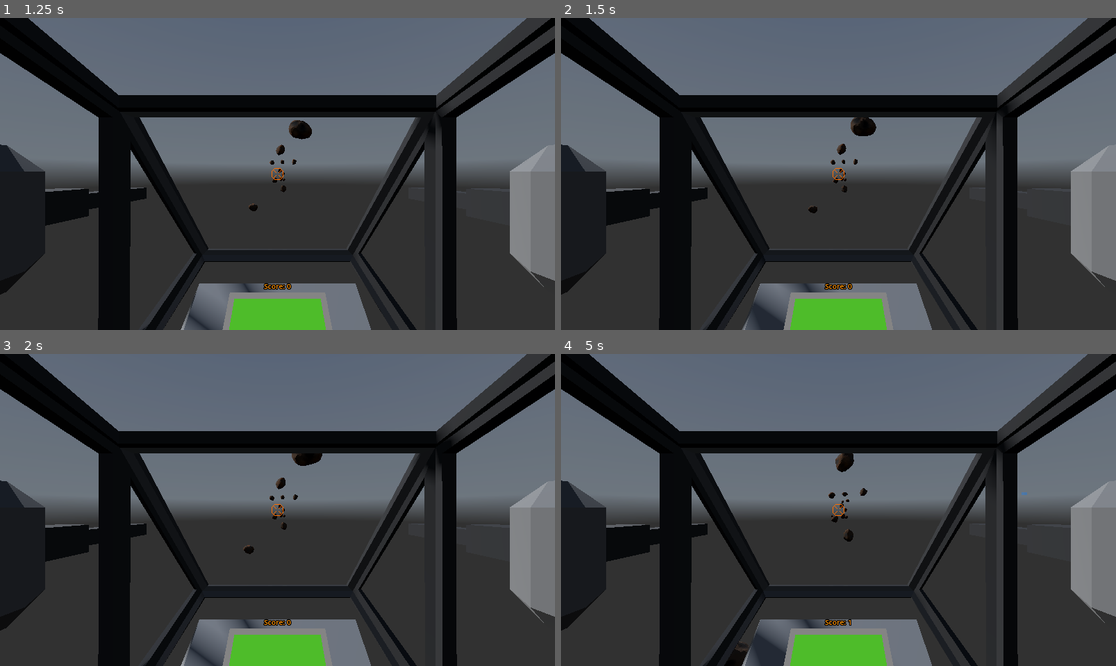
Above: before the commit, frames 1-4 (two rows, left to right).
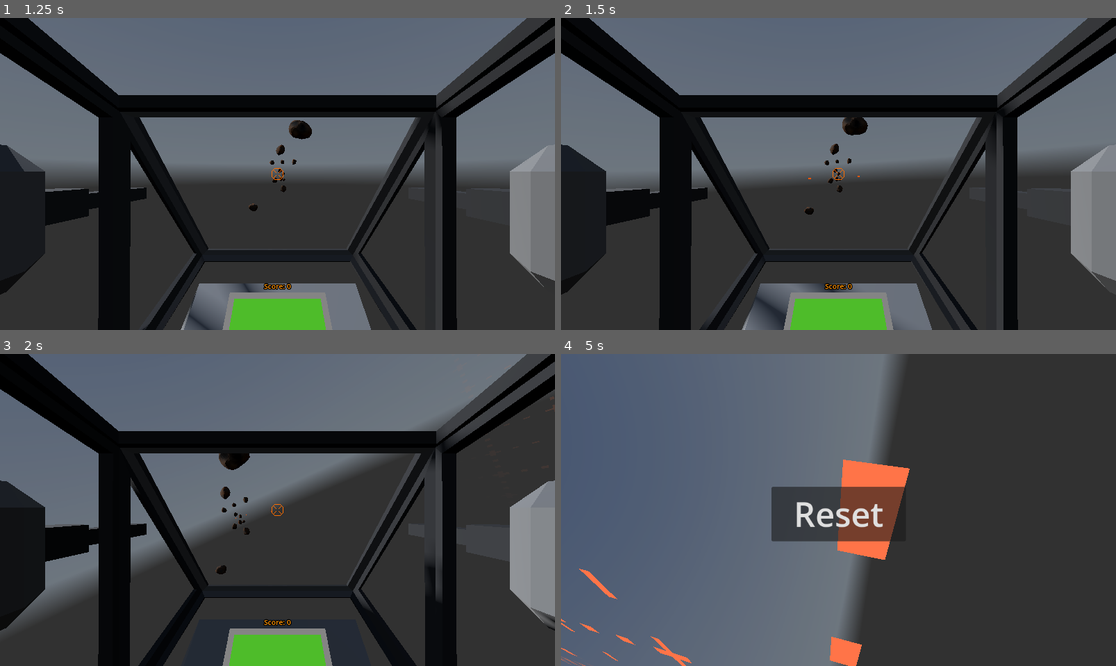
Above: after the commit, the same moments.

Repository: MrColinZ/VR-Arcade-Space-Shooter
Game: Godot game, scene res://Scenes/Main.tscn
Two runs of this game, one before a commit and one after it. Both use one fixed random seed, a clock stepped at 60 frames per second and the inputs below. The engine's default icon, where the game draws it, is replaced by a stand-in: a white triangle on a blue panel in a dark square. A sky picture missing from this copy of the repository is replaced by a grey-blue gradient. Sound files missing from this copy of the repository are replaced by a short silence.
Inputs:
- Up to frame 1 (1.25 s): click "Start" at 0.5 s
- Up to frame 2 (1.5 s): hold D (horizontal_right) from 1.28 s (still down); hold Space (shoot) from 1.28 s (still down)
- Up to frame 3 (2 s): keep holding D (horizontal_right); keep holding Space (shoot)
- Up to frame 4 (5 s): release D (horizontal_right) at 2.03 s; release Space (shoot) at 2.03 s; hold S (vertical_down) 2.03-2.78 s; tap Space (shoot) at 2.1, 3.6 s; hold D (horizontal_right) 2.78-3.53 s; hold Space (shoot) 2.78-3.53 s; hold W (vertical_up) 3.53-4.28 s; hold A (horizontal_left) from 4.28 s (still down); hold Space (shoot) from 4.28 s (still down)

Frame 1 is identical in both runs. In frame 2, 2.7% of the frame differs, in the area x 1-97%, y 7-100%; in frame 3, 17%; in frame 4, 66%, in the area x 0-100%, y 0-100%.

Commit message:
BossEnemy Addet
Some adjustemts still needs to be done

Diff:
--- /dev/null
+++ b/PackedScenes/Enemys/BossEnemy1pivot.tscn
@@ -0,0 +1,7 @@
+[gd_scene load_steps=2 format=3 uid="uid://826s05k1jdv4"]
+
+[ext_resource type="PackedScene" uid="uid://e3bo7qvxy5ww" path="res://PackedScenes/Enemys/boss_enemy_1.tscn" id="1_bhsnb"]
+
+[node name="BossEnemy1Pivot" type="Node3D"]
+
+[node name="BossEnemy1" parent="." instance=ExtResource("1_bhsnb")]
--- /dev/null
+++ b/PackedScenes/Enemys/boss_enemy_1.tscn
@@ -0,0 +1,159 @@
+[gd_scene load_steps=15 format=3 uid="uid://e3bo7qvxy5ww"]
+
+[ext_resource type="PackedScene" uid="uid://b8lane8pvkuhl" path="res://PackedScenes/ParentScenes/Entity.tscn" id="1_waqsj"]
+[ext_resource type="Script" path="res://Scripts/Enemys/BossEnemy1.gd" id="2_x8xvt"]
+[ext_resource type="PackedScene" uid="uid://cfsospt848occ" path="res://PackedScenes/Shots/enemy_shot_1.tscn" id="3_uhclw"]
+[ext_resource type="Texture2D" uid="uid://m0f2pf0xvsqk" path="res://Recources/Textures/image (17).png" id="3_uix5s"]
+
+[sub_resource type="StandardMaterial3D" id="StandardMaterial3D_0ldmg"]
+albedo_texture = ExtResource("3_uix5s")
+
+[sub_resource type="CylinderMesh" id="CylinderMesh_diwig"]
+material = SubResource("StandardMaterial3D_0ldmg")
+top_radius = 2.255
+bottom_radius = 3.132
+height = 2.877
+radial_segments = 13
+
+[sub_resource type="CylinderShape3D" id="CylinderShape3D_tsnsp"]
+height = 12.932
+radius = 12.0456
+
+[sub_resource type="Animation" id="Animation_afvih"]
+length = 0.001
+tracks/0/type = "value"
+tracks/0/imported = false
+tracks/0/enabled = true
+tracks/0/path = NodePath(".:position")
+tracks/0/interp = 1
+tracks/0/loop_wrap = true
+tracks/0/keys = {
+"times": PackedFloat32Array(0),
+"transitions": PackedFloat32Array(1),
+"update": 0,
+"values": [Vector3(0, 0, 0)]
+}
+
+[sub_resource type="Animation" id="Animation_stpgc"]
+resource_name = "move_right"
+tracks/0/type = "value"
+tracks/0/imported = false
+tracks/0/enabled = true
+tracks/0/path = NodePath(".:position")
+tracks/0/interp = 2
+tracks/0/loop_wrap = true
+tracks/0/keys = {
+"times": PackedFloat32Array(0, 1),
+"transitions": PackedFloat32Array(1, 1),
+"update": 0,
+"values": [Vector3(-10, -10, 0), Vector3(10, -10, 0)]
+}
+
+[sub_resource type="Animation" id="Animation_bjraw"]
+resource_name = "move_right"
+tracks/0/type = "value"
+tracks/0/imported = false
+tracks/0/enabled = true
+tracks/0/path = NodePath(".:position")
+tracks/0/interp = 2
+tracks/0/loop_wrap = true
+tracks/0/keys = {
+"times": PackedFloat32Array(0, 1),
+"transitions": PackedFloat32Array(1, 1),
+"update": 0,
+"values": [Vector3(10, 10, 0), Vector3(-10, 10, 0)]
+}
+
+[sub_resource type="Animation" id="Animation_wewgh"]
+resource_name = "move_down"
+tracks/0/type = "value"
+tracks/0/imported = false
+tracks/0/enabled = true
+tracks/0/path = NodePath(".:position")
+tracks/0/interp = 2
+tracks/0/loop_wrap = true
+tracks/0/keys = {
+"times": PackedFloat32Array(0, 1),
+"transitions": PackedFloat32Array(1, 1),
+"update": 0,
+"values": [Vector3(-10, 10, 0), Vector3(-10, -10, 0)]
+}
+
+[sub_resource type="Animation" id="Animation_l34ri"]
+resource_name = "move_up"
+tracks/0/type = "value"
+tracks/0/imported = false
+tracks/0/enabled = true
+tracks/0/path = NodePath(".:position")
+tracks/0/interp = 2
+tracks/0/loop_wrap = true
+tracks/0/keys = {
+"times": PackedFloat32Array(0, 1),
+"transitions": PackedFloat32Array(1, 1),
+"update": 0,
+"values": [Vector3(10, -10, 0), Vector3(10, 10, 0)]
+}
+
+[sub_resource type="Animation" id="Animation_xlkvh"]
+resource_name = "entry"
+tracks/0/type = "value"
+tracks/0/imported = false
+tracks/0/enabled = true
+tracks/0/path = NodePath(".:position")
+tracks/0/interp = 2
+tracks/0/loop_wrap = true
+tracks/0/keys = {
+"times": PackedFloat32Array(0, 1),
+"transitions": PackedFloat32Array(1, 1),
+"update": 0,
+"values": [Vector3(121.483, 10, 0), Vector3(10, 10, 0)]
+}
+
+[sub_resource type="AnimationLibrary" id="AnimationLibrary_5f85k"]
+_data = {
+"RESET": SubResource("Animation_afvih"),
+"entry": SubResource("Animation_xlkvh"),
+"move_down": SubResource("Animation_wewgh"),
+"move_left": SubResource("Animation_stpgc"),
+"move_right": SubResource("Animation_bjraw"),
+"move_up": SubResource("Animation_l34ri")
+}
+
+[node name="BossEnemy1" instance=ExtResource("1_waqsj")]
+collision_layer = 2
+collision_mask = 4
+script = ExtResource("2_x8xvt")
+shot_scene = ExtResource("3_uhclw")
+health = 20
+
+[node name="MeshInstance3D" parent="." index="0"]
+transform = Transform3D(4.25, 0, 0, 0, 4.25, 0, 0, 0, 4.25, 0, 0, 0)
+mesh = SubResource("CylinderMesh_diwig")
+
+[node name="CollisionShape3D" parent="." index="1"]
+shape = SubResource("CylinderShape3D_tsnsp")
+
+[node name="PositionChange" type="Timer" parent="." index="4"]
+wait_time = 5.0
+autostart = true
+
+[node name="AnimationPlayer" type="AnimationPlayer" parent="." index="5"]
+deterministic = true
+libraries = {
+"": SubResource("AnimationLibrary_5f85k")
+}
+
+[node name="Cannon" type="Marker3D" parent="." index="6"]
+transform = Transform3D(1, 0, 0, 0, 1, 0, 0, 0, 1, 0, 0, -14.5736)
+
+[node name="ShootTimer" type="Timer" parent="." index="7"]
+wait_time = 0.1
+
+[node name="ReloadTimer" type="Timer" parent="." index="8"]
+wait_time = 2.0
+one_shot = true
+autostart = true
+
+[connection signal="timeout" from="PositionChange" to="." method="_on_position_change_timeout"]
+[connection signal="timeout" from="ShootTimer" to="." method="_on_shoot_timer_timeout"]
+[connection signal="timeout" from="ReloadTimer" to="." method="_on_reload_timer_timeout"]
--- a/Scenes/Main.tscn
+++ b/Scenes/Main.tscn
@@ -12,6 +12,8 @@
 [ext_resource type="PackedScene" uid="uid://cdfp1rxvjbd26" path="res://PackedScenes/emty_chunk.tscn" id="9_n3uu1"]
 [ext_resource type="Script" path="res://Scripts/Chunks and Enemyspawner/Enemy2Spawner.gd" id="10_4c08n"]
 [ext_resource type="PackedScene" uid="uid://b5kubn5aon20g" path="res://PackedScenes/Enemys/enemy_2.tscn" id="11_wipod"]
+[ext_resource type="Script" path="res://Scripts/Chunks and Enemyspawner/BossEnemy1Spawner.gd" id="12_7ksu3"]
+[ext_resource type="PackedScene" uid="uid://826s05k1jdv4" path="res://PackedScenes/Enemys/BossEnemy1pivot.tscn" id="13_bwdq6"]
 [ext_resource type="Script" path="res://Scripts/SoundtrackPlayer.gd" id="13_m8uve"]
 [ext_resource type="Script" path="res://Scripts/ScoreManager.gd" id="14_awcq8"]
 
@@ -32,6 +34,9 @@
 [node name="Ship" parent="." instance=ExtResource("1_pklpr")]
 transform = Transform3D(1, 0, 0, 0, 1, 0, 0, 0, 1, 50, 50, 0)
 
+[node name="XROrigin3D" parent="Ship" index="2"]
+vr_mode = false
+
 [node name="XRCamera3D" parent="Ship/XROrigin3D" index="0"]
 transform = Transform3D(1, 0, 0, 0, 1, 0, 0, 0, 1, 0, 1.03899, 0.00950491)
 
@@ -50,17 +55,21 @@
 script = ExtResource("5_6t7r7")
 meteor_chunk_scene = ExtResource("3_c2weg")
 
+[node name="EmtyChunkGenerator" type="Node" parent="LevelGenerator"]
+script = ExtResource("8_mh8ji")
+emty_chunk_scene = ExtResource("9_n3uu1")
+
 [node name="Enemy1SpawnerGenerator" type="Node" parent="LevelGenerator"]
 script = ExtResource("6_wuj5a")
 enemy1_spawner_scene = ExtResource("5_sxyyw")
 
-[node name="EmtyChunkGenerator" type="Node" parent="LevelGenerator"]
-script = ExtResource("8_mh8ji")
-emty_chunk_scene = ExtResource("9_n3uu1")
-
 [node name="Enemy2Spawner" type="Node" parent="LevelGenerator"]
 script = ExtResource("10_4c08n")
 enemy2_scene = ExtResource("11_wipod")
+
+[node name="BossEnemy1Spawner" type="Node" parent="LevelGenerator"]
+script = ExtResource("12_7ksu3")
+boss_enemy3_scene = ExtResource("13_bwdq6")
 
 [node name="CanvasLayer" type="CanvasLayer" parent="."]
 
--- a/Scripts/Chunk and EnemySpawner Generator/LevelGenerator.gd
+++ b/Scripts/Chunk and EnemySpawner Generator/LevelGenerator.gd
@@ -1,6 +1,5 @@
 extends Node3D
 
-@export var meteor_chunk_scene: PackedScene
 
 @export var ship_node: Node
 @export var chunk_length = 200
@@ -8,7 +7,7 @@
 @export var level_height = 100
 @export var difficulty_increase = 0.05 #Difficulty increase per Chunk creation
 
-
+var spawn_state = "normal"
 var chunk_count = 0
 var next_position = Vector3(0,0,0)
 var difficulty = 1
@@ -30,12 +29,13 @@
 	chunk_count = 0
 	next_position = Vector3.ZERO
 	difficulty = 1
+	spawn_state = "normal"
 
 
 #Gets called when a new Chunk needs to be generated.
 func new_chunk():
 	#Chunk Types: 0=Emty, 1=Meteor
-	#Enemy Types: 0=none, 1=Stationary
+	#Enemy Types: 0=none, 1=Stationary 2=MovingEnemy, 100=BossEnemy1
 
 	var next_chunk_type
 	if chunk_count == 0:
@@ -45,12 +45,16 @@
 
 
 	var next_enemy_type
-	if chunk_count < 5:
-		next_enemy_type = 0
-	if chunk_count > 5:
-		next_enemy_type = 1
-	if chunk_count > 10:
-		next_enemy_type = randi_range(1,2)
+	if spawn_state == "normal":
+		if chunk_count < 5:
+			next_enemy_type = 0
+		if chunk_count > 5:
+			next_enemy_type = 1
+		if chunk_count > 10:
+			next_enemy_type = randi_range(1,2)
+		if chunk_count == 10:
+			spawn_state = "boss"
+			next_enemy_type = 100
 
 
 	if next_chunk_type == 0:
@@ -65,7 +69,14 @@
 	if next_enemy_type == 2:
 		$Enemy2Spawner.spawn_enemy()
 
+	if next_enemy_type == 100:
+		$BossEnemy1Spawner.spawn_enemy()
+
 	chunk_count += 1
 	next_position = Vector3(0,0,next_position.z + chunk_length)#Set Position for next Chunk
 
 	difficulty = 1.0 + float(chunk_count) * difficulty_increase
+
+
+func reset_spawnstate():
+	spawn_state = "normal"
--- /dev/null
+++ b/Scripts/Chunks and Enemyspawner/BossEnemy1Spawner.gd
@@ -0,0 +1,31 @@
+extends Node
+
+@export var boss_enemy3_scene: PackedScene
+@export var enemy_count = 1
+
+@onready var parent = get_parent()
+
+@onready var level_height = get_parent().level_height
+@onready var level_with = get_parent().level_with
+
+# Called when the node enters the scene tree for the first time.
+func _ready():
+	pass # Replace with function body.
+
+
+# Called every frame. 'delta' is the elapsed time since the previous frame.
+func _process(_delta):
+	pass
+
+func spawn_enemy():
+
+	for x in range(0,enemy_count):
+		var enemy = boss_enemy3_scene.instantiate()
+		enemy.position.x = level_with * 0.5
+		enemy.position.y = level_height * 0.5
+		print(level_with)
+		var enemy_child = enemy.get_node("BossEnemy1")
+		enemy_child.add_score.connect(get_node("/root/Main/ScoreManager").on_add_score)
+		enemy_child.defeat.connect(get_node("/root/Main/LevelGenerator").reset_spawnstate)
+		add_child(enemy)
+		print("spawn boss")
--- /dev/null
+++ b/Scripts/Enemys/BossEnemy1.gd
@@ -0,0 +1,52 @@
+extends "res://Scripts/Enemys/Entity.gd"
+
+@export var shot_scene: PackedScene
+@onready var main_node: Node = get_node("/root/Main")
+@onready var ship_node = get_node("/root/Main/Ship")
+var position_state = "upleft"
+var shot_count = 5
+
+
+func _ready():
+	$AnimationPlayer.play("entry")
+	print(get_parent().position)
+
+func _process(delta):
+	get_parent().global_position.z = ship_node.global_position.z + 100
+
+
+func _on_position_change_timeout():
+	if position_state == "upleft":
+		$AnimationPlayer.play("move_right")
+		position_state = "upright"
+
+	elif position_state == "upright":
+		$AnimationPlayer.play("move_down")
+		position_state = "downright"
+
+	elif position_state == "downright":
+		$AnimationPlayer.play("move_left")
+		position_state = "downleft"
+
+	elif position_state == "downleft":
+		$AnimationPlayer.play("move_up")
+		position_state = "upleft"
+
+
+func _on_shoot_timer_timeout():
+
+	if can_shoot:
+		var shot = shot_scene.instantiate()
+		shot.position = $Cannon.global_position
+		main_node.add_child(shot)
+		shot.look_at(ship_node.get_node("EnemyAimPoint").global_position)
+		#Aiming a bit in front of the Player for better hitquote
+
+		shot_count -= 1
+		if shot_count <= 0:
+			$ShootTimer.stop()
+			$ReloadTimer.start()
+
+func _on_reload_timer_timeout():
+	shot_count = 5
+	$ShootTimer.start()
--- a/Scripts/Enemys/Entity.gd
+++ b/Scripts/Enemys/Entity.gd
@@ -5,6 +5,7 @@
 @export var points = 5
 var can_shoot = true
 signal add_score(int)
+signal defeat()
 
 func _ready():
 
@@ -21,6 +22,7 @@
 	health -= body.damage
 	if health <= 0:
 		add_score.emit(points)
+		defeat.emit()
 		$ExplosionSound.play_random_pitch(0.47)
 		$MeshInstance3D.queue_free()
 		$CollisionShape3D.queue_free()
Not shown: 1 places in Scenes/Main.tscn that only renumber resources
